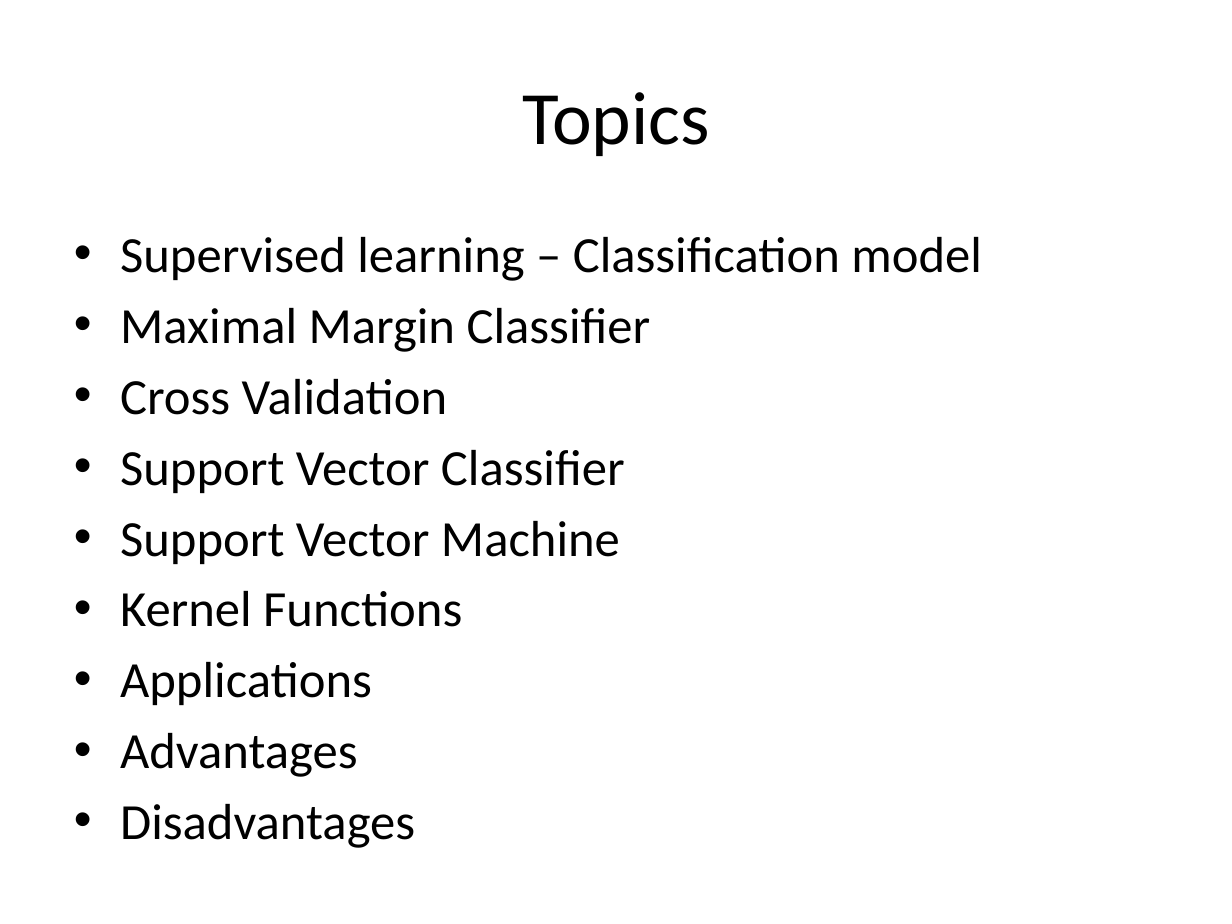
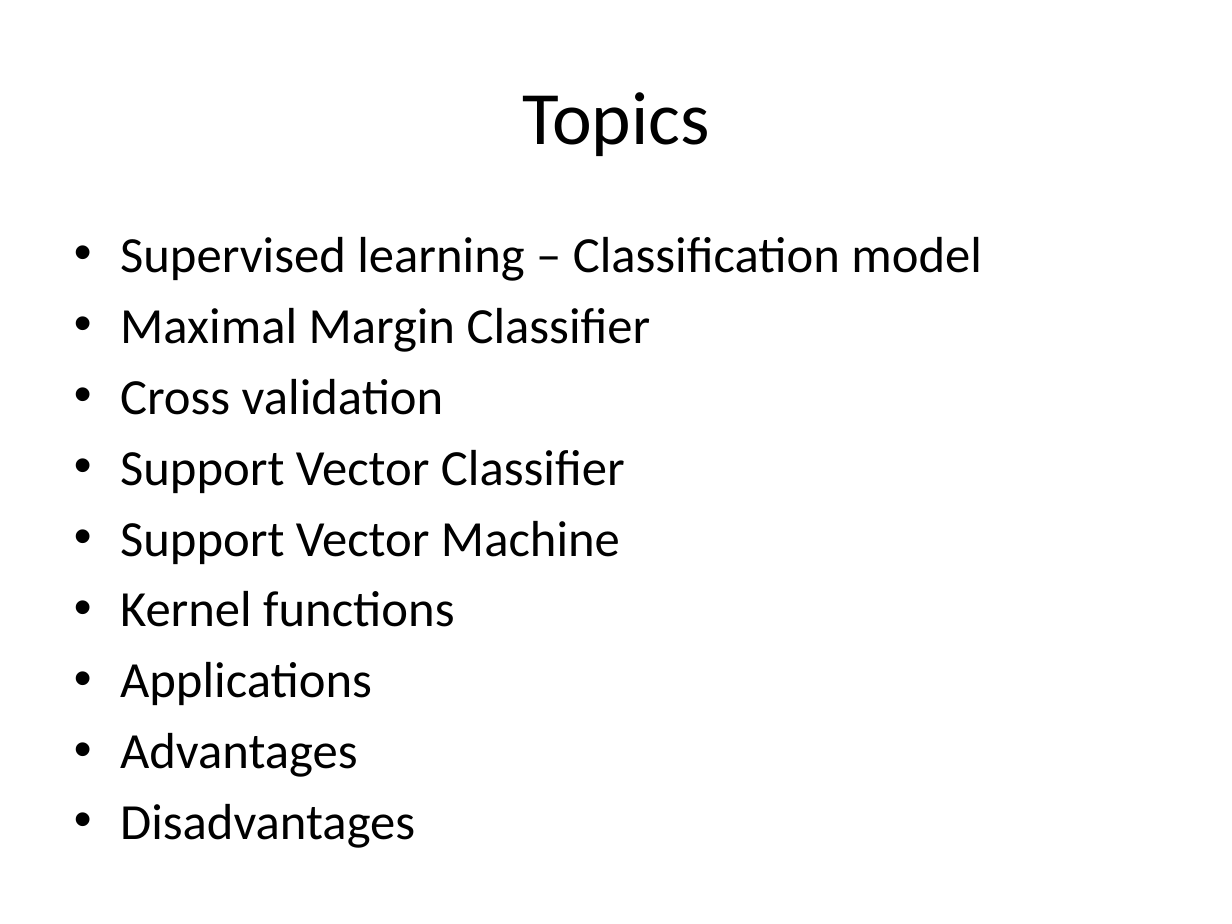
Before and after one commit to look4pritam/ArtificialIntelligence, a slide deck: slide 2 of MachineLearning/SupportVectorMachine/SupportVectorMachine.pptx. Drawn at 1232x924 pixels with LibreOffice and Linux fonts; fonts in the diff are those of the drawing. Boxes give left, top, right and bottom in pixels: in the first picture for what was removed or moved away, otherwise in the second. Text is boxed around its words. In the diff, an @@ line names an element or a change of style, - is before the commit and + after.

```diff
--- a/MachineLearning/SupportVectorMachine/SupportVectorMachine.pptx
+++ b/MachineLearning/SupportVectorMachine/SupportVectorMachine.pptx
@@ text at (x1=120, y1=379, x2=444, y2=415): text changed @@
-• Cross Validation
+• Cross validation
@@ text at (x1=120, y1=591, x2=454, y2=627): text changed @@
-• Kernel Functions
+• Kernel functions
```
